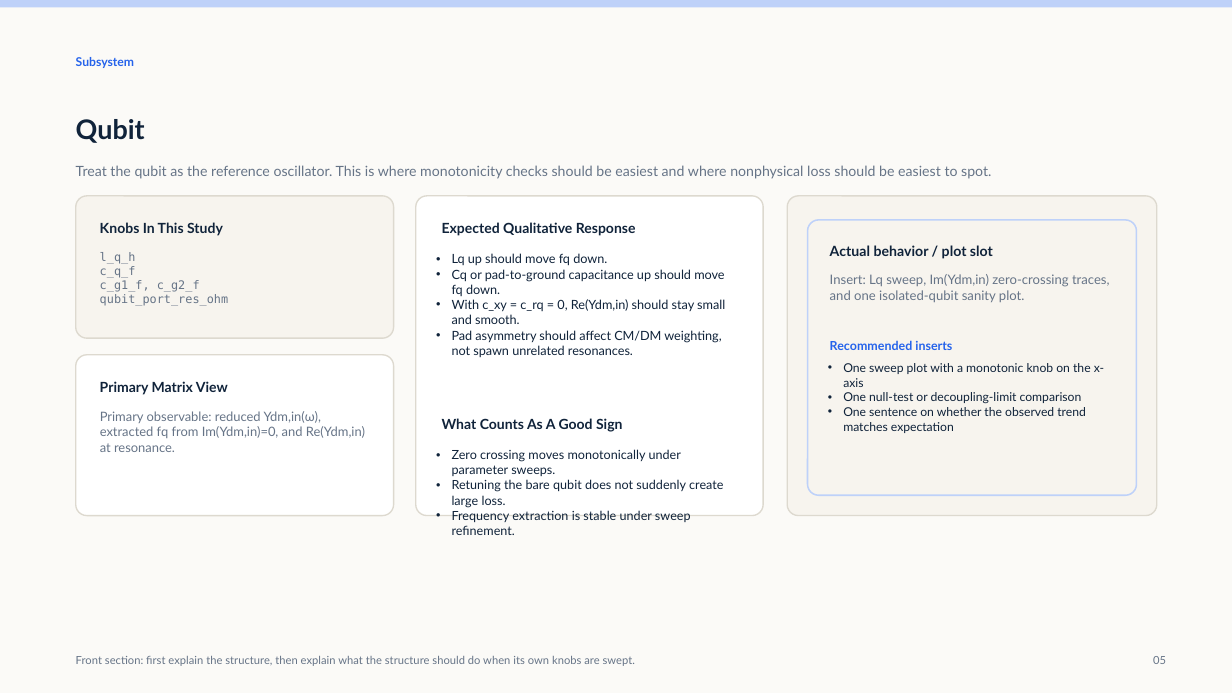
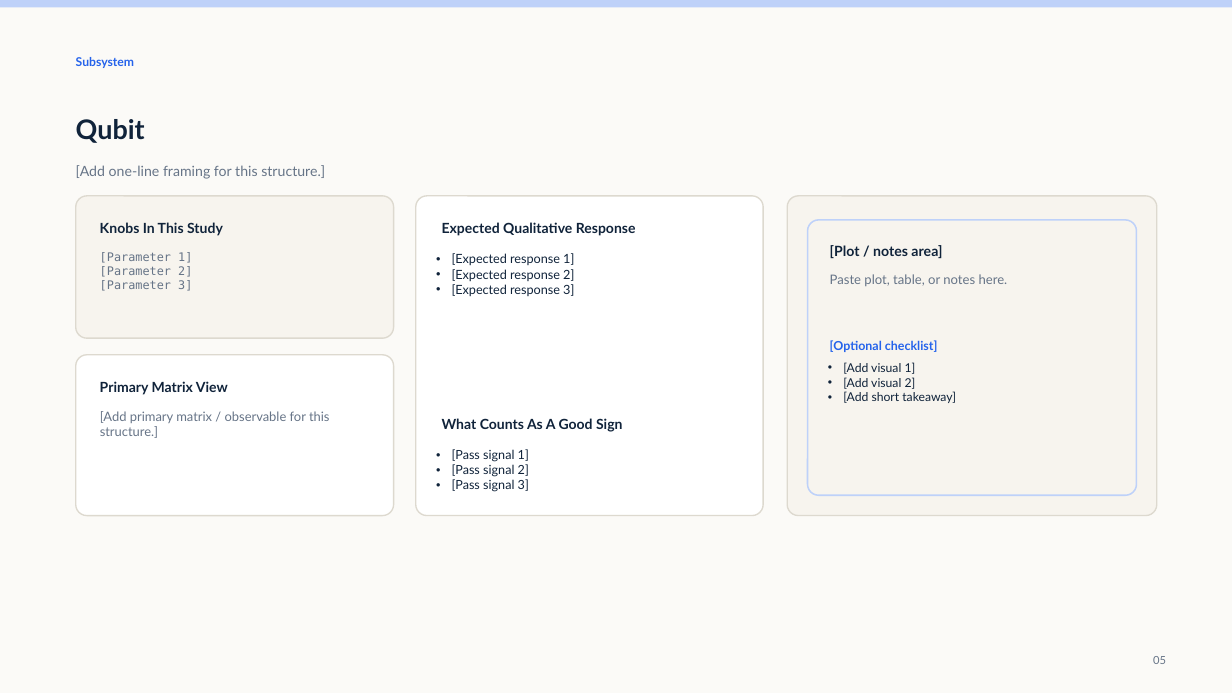
Before and after one commit to arfiligol/superconducting-circuits-research-workbench, a slide deck: slide 5 of sandbox/qubit_external_coupling_analysis/outputs/slides/parameter_response_vv/output/qeca_parameter_response_vv_report.pptx. Drawn at 1232x693 pixels with LibreOffice and Linux fonts; fonts in the diff are those of the drawing. Boxes give left, top, right and bottom in pixels: in the first picture for what was removed or moved away, otherwise in the second. Text is boxed around its words. In the diff, an @@ line names an element or a change of style, - is before the commit and + after.

```diff
--- a/sandbox/qubit_external_coupling_analysis/outputs/slides/parameter_response_vv/output/qeca_parameter_response_vv_report.pptx
+++ b/sandbox/qubit_external_coupling_analysis/outputs/slides/parameter_response_vv/output/qeca_parameter_response_vv_report.pptx
@@ text at (76,165,325,179): text changed @@
-Treat the qubit as the reference oscillator. This is where monotonicity checks should be easiest and where nonphysical loss should be easiest to spot.
+[Add one-line framing for this structure.]
@@ text at (100,252,192,291): text changed @@
-l_q_h
-c_q_f
-c_g1_f, c_g2_f
-qubit_port_res_ohm
+[Parameter 1]
+[Parameter 2]
+[Parameter 3]
@@ text at (452,253,574,296): text changed @@
-• Lq up should move fq down.
-• Cq or pad-to-ground capacitance up should move fq down.
-• With c_xy = c_rq = 0, Re(Ydm,in) should stay small and smooth.
-• Pad asymmetry should affect CM/DM weighting, not spawn unrelated resonances.
+• [Expected response 1]
+• [Expected response 2]
+• [Expected response 3]
@@ text at (830,245,942,258): text changed @@
-Actual behavior / plot slot
+[Plot / notes area]
@@ text at (830,274,1008,286): text changed @@
-Insert: Lq sweep, Im(Ydm,in) zero-crossing traces, and one isolated-qubit sanity plot.
+Paste plot, table, or notes here.
@@ text at (830,340,938,352): text changed @@
-Recommended inserts
+[Optional checklist]
@@ text at (843,362,956,403): text changed @@
-• One sweep plot with a monotonic knob on the x-axis
-• One null-test or decoupling-limit comparison
-• One sentence on whether the observed trend matches expectation
+• [Add visual 1]
+• [Add visual 2]
+• [Add short takeaway]
@@ text at (100,411,330,438): text changed @@
-Primary observable: reduced Ydm,in(ω), extracted fq from Im(Ydm,in)=0, and Re(Ydm,in) at resonance.
+[Add primary matrix / observable for this structure.]
@@ text at (452,449,529,492): text changed @@
-• Zero crossing moves monotonically under parameter sweeps.
-• Retuning the bare qubit does not suddenly create large loss.
-• Frequency extraction is stable under sweep refinement.
+• [Pass signal 1]
+• [Pass signal 2]
+• [Pass signal 3]
@@ text removed at (76,656,635,666) @@
-Front section: first explain the structure, then explain what the structure should do when its own knobs are swept.
```
Also in this commit, not shown: 10 other slides changed, 4 slides added, 4 slides removed, 2 other files.
